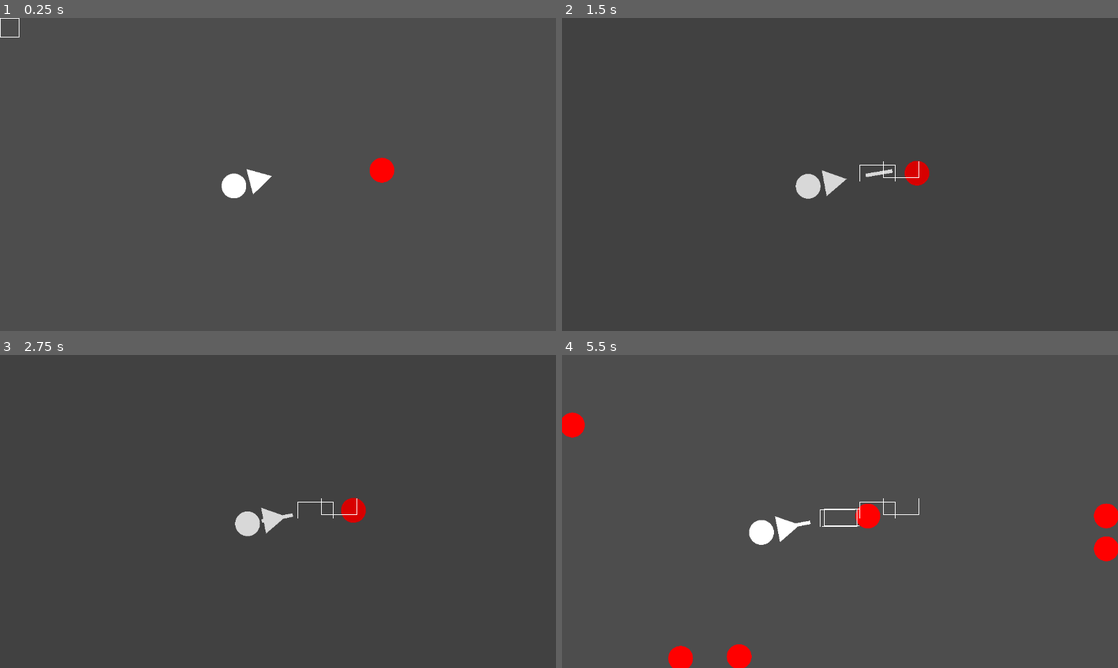
Above: before the commit, frames 1-4 (two rows, left to right).
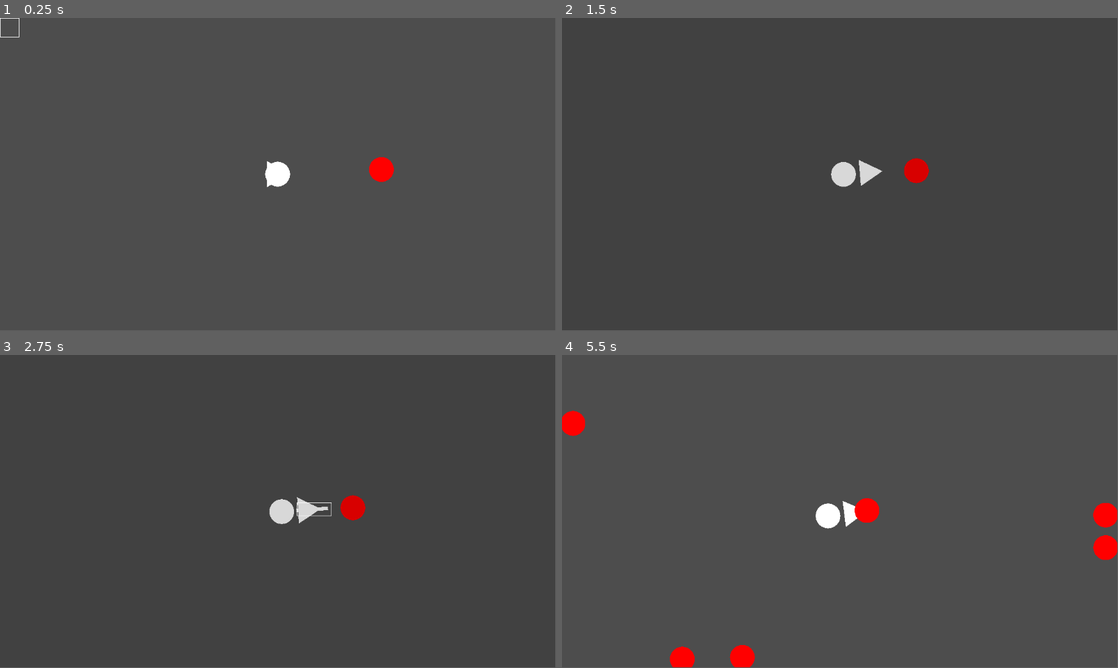
Above: after the commit, the same moments.

Repository: tchorne/gmtk2024
Game: Godot game, scene res://src/generics/main.tscn
The game is run twice, just before and just after one commit, with the same random seed, the same clock (stepped at 60 frames per second) and the same inputs.
Inputs (mouse positions are in pixels of both pictures, inside the frame that each line leads up to):
- Up to frame 1 (0.25 s): no input
- Up to frame 2 (1.5 s): move the mouse to (962, 158) at 0.52 s; press the mouse at (962, 158) at 0.53 s; hold D (right) 0.53-1.28 s; move the mouse to (895, 171) at 1.27 s; release the mouse at (895, 171) at 1.28 s; hold S (down) from 1.28 s (still down); tap Space (level) at 1.35 s
- Up to frame 3 (2.75 s): click (333, 508) at 1.55 s; move the mouse to (322, 508) at 2.02 s; release S (down) at 2.03 s; press the mouse at (322, 508) at 2.03 s; hold D (right) from 2.03 s (still down)
- Up to frame 4 (5.5 s): move the mouse to (840, 517) at 2.77 s; release D (right) at 2.78 s; release the mouse at (840, 517) at 2.78 s; hold W (up) 2.78-3.53 s; click (840, 517) at 2.85 s; move the mouse to (845, 517) at 3.52 s; hold Space (level) 3.53-4.28 s; hold A (left) 3.53-5.03 s; click (845, 517) at 3.8 s; move the mouse to (673, 464) at 4.27 s; click (673, 464) at 4.35 s; move the mouse to (867, 511) at 5.02 s; press the mouse at (867, 511) at 5.03 s; hold S (down) from 5.03 s (still down)
In our replay, the window is 800x450 before the commit and 799x449 after it. These sizes can differ from the game's own. Grey fills any space a smaller window leaves; there, only what the larger window draws over its background counts as a difference.

The runs differ from the first frame. In frame 1, 0.8% of the frame differs, in the area x 0-71%, y 0-58%; in frame 2, 1.0%; in frame 3, 1.0%; in frame 4, 1.4%, in the area x 0-100%, y 17-100%.

Commit message:
player and enemy scaling

Diff:
--- a/project.godot
+++ b/project.godot
@@ -18,11 +18,8 @@
 [autoload]
 
 GameSpeed="*res://src/globals/game_speed.gd"
-
-[display]
-
-window/stretch/mode="canvas_items"
-window/stretch/aspect="expand"
+InputHandler="*res://src/globals/input_handler.gd"
+ScaleManager="*res://src/globals/scale_manager.gd"
 
 [global_group]
 
--- /dev/null
+++ b/src/actor/sprite_scaler_component.gd
@@ -0,0 +1,37 @@
+extends Node
+
+@export var scale_amount = 0.3
+
+var animating := false
+
+var component : ScaleComponent = null
+var base_scale := Vector2.ONE
+var initial_scale := Vector2.ONE
+var new_scale := Vector2.ONE
+var t := 0.0
+
+func _ready():
+	if get_parent().has_node("ScaleComponent"):
+		component = get_node("../ScaleComponent")
+		component.scaled.connect(scale)
+		base_scale = get_parent().scale
+
+
+func scale():
+	initial_scale = get_parent().scale
+	new_scale = base_scale * (1 + (scale_amount * (component.get_scale()-1)))
+	animating = true
+	t = 0.0
+
+
+func _process(delta: float) -> void:
+	if animating:
+		t += delta * 1.5
+		if t >= 1.0:
+			t = 1.0
+			animating = false
+		get_parent().scale = lerp(initial_scale, new_scale, smoothstep(0,1,t))
+
+## Scales up without animation, used on ready function of parent
+func quick_scale():
+	get_parent().scale = base_scale * (1 + (scale_amount * (component.get_scale()-1)))
--- a/src/enemy/enemy.tscn
+++ b/src/enemy/enemy.tscn
@@ -1,11 +1,17 @@
-[gd_scene load_steps=5 format=3 uid="uid://dvvdi7hnj6yu5"]
+[gd_scene load_steps=8 format=3 uid="uid://dvvdi7hnj6yu5"]
 
 [ext_resource type="Texture2D" uid="uid://blw3d2vuo03y4" path="res://assets/open/circle.png" id="1_pt1vc"]
 [ext_resource type="Script" path="res://src/enemy/enemy.gd" id="2_asmrh"]
 [ext_resource type="Script" path="res://src/actor/hitbox.gd" id="3_tofrd"]
+[ext_resource type="PackedScene" uid="uid://dl166bonw3bbc" path="res://src/generics/scale_component.tscn" id="4_fp8wr"]
+[ext_resource type="Script" path="res://src/actor/sprite_scaler_component.gd" id="5_wpuwn"]
 
 [sub_resource type="CircleShape2D" id="CircleShape2D_f4n6s"]
 radius = 1041.2
+
+[sub_resource type="RectangleShape2D" id="RectangleShape2D_kyifj"]
+resource_local_to_scene = true
+size = Vector2(3500, 3500)
 
 [node name="Enemy" type="Sprite2D"]
 modulate = Color(1, 0, 0, 1)
@@ -22,4 +28,11 @@
 [node name="CollisionShape2D" type="CollisionShape2D" parent="Hitbox"]
 shape = SubResource("CircleShape2D_f4n6s")
 
+[node name="ScaleComponent" parent="." instance=ExtResource("4_fp8wr")]
+scale_group = &"Enemy"
+select_rectangle = SubResource("RectangleShape2D_kyifj")
+
+[node name="SpriteScalerComponent" type="Node" parent="."]
+script = ExtResource("5_wpuwn")
+
 [connection signal="hit" from="Hitbox" to="." method="_on_hitbox_hit"]
--- a/src/generics/game.tscn
+++ b/src/generics/game.tscn
@@ -1,45 +1,18 @@
-[gd_scene load_steps=11 format=3 uid="uid://0ohahh5dri1q"]
+[gd_scene load_steps=7 format=3 uid="uid://0ohahh5dri1q"]
 
-[ext_resource type="Script" path="res://src/player/player.gd" id="1_2aa2h"]
-[ext_resource type="Texture2D" uid="uid://blw3d2vuo03y4" path="res://assets/open/circle.png" id="1_obvwi"]
+[ext_resource type="PackedScene" uid="uid://joe1u1thk886" path="res://src/player/player.tscn" id="1_g1mxb"]
 [ext_resource type="Texture2D" uid="uid://1k2n251gl18p" path="res://assets/open/triangle.png" id="3_dy0ql"]
 [ext_resource type="Script" path="res://src/weapon/weapon.gd" id="4_lov8y"]
 [ext_resource type="Script" path="res://src/weapon/bullet_spawner.gd" id="5_v7nsk"]
 [ext_resource type="PackedScene" uid="uid://dvvdi7hnj6yu5" path="res://src/enemy/enemy.tscn" id="6_4rj2x"]
-[ext_resource type="Script" path="res://src/actor/hitbox.gd" id="7_fws7j"]
 [ext_resource type="Script" path="res://src/world/enemy_spawner.gd" id="7_ibclc"]
-
-[sub_resource type="CircleShape2D" id="CircleShape2D_wqio7"]
-radius = 6000.0
-
-[sub_resource type="CircleShape2D" id="CircleShape2D_jr66a"]
-radius = 1420.67
 
 [node name="Game" type="Node2D"]
 
 [node name="Camera2D" type="Camera2D" parent="." groups=["GameCamera"]]
 zoom = Vector2(0.25, 0.25)
 
-[node name="Player" type="Sprite2D" parent="." groups=["Player"]]
-position = Vector2(-365, 95)
-scale = Vector2(0.1, 0.1)
-texture = ExtResource("1_obvwi")
-script = ExtResource("1_2aa2h")
-
-[node name="CollectRadius" type="Area2D" parent="Player"]
-collision_layer = 0
-collision_mask = 4
-
-[node name="CollisionShape2D" type="CollisionShape2D" parent="Player/CollectRadius"]
-shape = SubResource("CircleShape2D_wqio7")
-
-[node name="Hitbox" type="Area2D" parent="Player"]
-collision_layer = 0
-collision_mask = 6
-script = ExtResource("7_fws7j")
-
-[node name="CollisionShape2D" type="CollisionShape2D" parent="Player/Hitbox"]
-shape = SubResource("CircleShape2D_jr66a")
+[node name="Player" parent="." instance=ExtResource("1_g1mxb")]
 
 [node name="Weapon" type="Sprite2D" parent="."]
 position = Vector2(-133, 94)
@@ -60,7 +33,4 @@
 wait_time = 5.0
 autostart = true
 
-[connection signal="area_entered" from="Player/CollectRadius" to="Player" method="_on_collect_radius_area_entered"]
-[connection signal="area_entered" from="Player/Hitbox" to="Player/Hitbox" method="_on_area_entered"]
-[connection signal="hit" from="Player/Hitbox" to="Player" method="_on_hitbox_hit"]
 [connection signal="timeout" from="EnemySpawner/Timer" to="EnemySpawner" method="_on_timer_timeout"]
--- a/src/generics/scale_component.gd
+++ b/src/generics/scale_component.gd
@@ -1,5 +1,7 @@
 class_name ScaleComponent
 extends Node
+
+signal scaled
 
 @onready var collision_shape_2d: CollisionShape2D = $MouseDetector/CollisionShape2D
 @onready var mouse_detector: Area2D = $MouseDetector
@@ -31,10 +33,11 @@
 		position = parent.global_position
 		if base_points.size() > 0:
 			var angle = get_parent().rotation
+			var scale = get_parent().scale
 			var points : Array[Vector2] = []
 			for point in base_points:
 
-				points.append(point.rotated(angle))
+				points.append(point.rotated(angle)*scale)
 
 			var x1 = points[0].x
 			var x2 = points[0].x
@@ -51,8 +54,15 @@
 
 
 func _on_mouse_detector_mouse_entered() -> void:
+	print(scale_group)
 	mouse_enter.emit()
 
 
 func _on_mouse_detector_mouse_exited() -> void:
 	mouse_exit.emit()
+
+func scale():
+	scaled.emit()
+
+func get_scale() -> int:
+	return ScaleManager.scales.get(scale_group, 1)
--- /dev/null
+++ b/src/globals/input_handler.gd
@@ -0,0 +1,18 @@
+extends Node
+
+const SCALE_SELECT = 0
+const GAME = 1
+
+var scale_select := false
+var game := true
+
+var input_owner : int = GAME
+
+func _process(_delta: float) -> void:
+	if scale_select:
+		input_owner = SCALE_SELECT
+		return
+
+	if game:
+		input_owner = GAME
+		return
--- /dev/null
+++ b/src/globals/scale_manager.gd
@@ -0,0 +1,9 @@
+extends Node
+
+var scales = {}
+
+func increase_scale(group: StringName):
+	if group in scales:
+		scales[group] += 1
+	else:
+		scales[group] = 2
--- /dev/null
+++ b/src/player/camera_zoom_scaler.gd
@@ -0,0 +1,22 @@
+extends Node
+
+@onready var camera = get_tree().get_first_node_in_group("GameCamera")
+
+var p0
+var p1
+var t := 0.0
+var animating := false
+
+func begin_scale(original_zoom, new_zoom):
+	p0 = original_zoom
+	p1 = new_zoom
+	animating = true
+	t = 0.0
+
+func _process(delta):
+	if animating:
+		t += delta
+		if t >= 1.0:
+			animating = false
+			t = 1.0
+		camera.zoom = lerp(p0, p1, smoothstep(0, 1, t))
--- a/src/player/player.gd
+++ b/src/player/player.gd
@@ -1,7 +1,10 @@
 extends Sprite2D
 
+var base_max_speed = 500
 var max_speed := 500.0
 var velocity := Vector2.ZERO
+var acceleration = 1.0
+@onready var scale_component: ScaleComponent = $ScaleComponent
 
 var gems := 0
 
@@ -14,8 +17,8 @@
 func _process(delta: float) -> void:
 
 	var input_direction = Input.get_vector("left", "right", "up", "down")
-	velocity += input_direction*delta*800* GameSpeed.speed
-	velocity -= velocity.normalized()*delta*500 * GameSpeed.speed
+	velocity += input_direction*delta*800* GameSpeed.speed * acceleration
+	velocity -= velocity.normalized()*delta*700 * GameSpeed.speed * acceleration
 	if velocity.length() > max_speed: velocity = velocity.normalized() * max_speed
 
 	position += velocity*delta*GameSpeed.speed
@@ -40,3 +43,11 @@
 	area.p1 = area.global_position
 	var vec = (global_position - area.global_position)
 	area.p2 = area.global_position + vec.rotated(PI) + vec * randf()
+
+
+func _on_scale_component_scaled() -> void:
+	var before = (1 + 0.3*(scale_component.get_scale()-2))
+	var after = (1 + 0.3*(scale_component.get_scale()-1))
+	max_speed = base_max_speed * after
+	acceleration = after
+	$CameraZoomScaler.begin_scale(Vector2.ONE*0.25/before, Vector2.ONE*0.25/after)
--- /dev/null
+++ b/src/player/player.tscn
@@ -0,0 +1,55 @@
+[gd_scene load_steps=10 format=3 uid="uid://joe1u1thk886"]
+
+[ext_resource type="Texture2D" uid="uid://blw3d2vuo03y4" path="res://assets/open/circle.png" id="1_nh2n7"]
+[ext_resource type="Script" path="res://src/player/player.gd" id="2_wrws0"]
+[ext_resource type="Script" path="res://src/actor/hitbox.gd" id="3_38nsx"]
+[ext_resource type="PackedScene" uid="uid://dl166bonw3bbc" path="res://src/generics/scale_component.tscn" id="4_b6bmu"]
+[ext_resource type="Script" path="res://src/actor/sprite_scaler_component.gd" id="5_efiwq"]
+[ext_resource type="Script" path="res://src/player/camera_zoom_scaler.gd" id="6_dioiq"]
+
+[sub_resource type="CircleShape2D" id="CircleShape2D_wqio7"]
+radius = 6000.0
+
+[sub_resource type="CircleShape2D" id="CircleShape2D_jr66a"]
+radius = 1420.67
+
+[sub_resource type="RectangleShape2D" id="RectangleShape2D_vwqng"]
+resource_local_to_scene = true
+size = Vector2(3500, 3500)
+
+[node name="Player" type="Sprite2D" groups=["Player"]]
+scale = Vector2(0.1, 0.1)
+texture = ExtResource("1_nh2n7")
+script = ExtResource("2_wrws0")
+
+[node name="CollectRadius" type="Area2D" parent="."]
+collision_layer = 0
+collision_mask = 4
+input_pickable = false
+
+[node name="CollisionShape2D" type="CollisionShape2D" parent="CollectRadius"]
+shape = SubResource("CircleShape2D_wqio7")
+
+[node name="Hitbox" type="Area2D" parent="."]
+collision_layer = 0
+collision_mask = 6
+input_pickable = false
+script = ExtResource("3_38nsx")
+
+[node name="CollisionShape2D" type="CollisionShape2D" parent="Hitbox"]
+shape = SubResource("CircleShape2D_jr66a")
+
+[node name="ScaleComponent" parent="." instance=ExtResource("4_b6bmu")]
+scale_group = &"Player"
+select_rectangle = SubResource("RectangleShape2D_vwqng")
+
+[node name="SpriteScalerComponent" type="Node" parent="."]
+script = ExtResource("5_efiwq")
+
+[node name="CameraZoomScaler" type="Node" parent="."]
+script = ExtResource("6_dioiq")
+
+[connection signal="area_entered" from="CollectRadius" to="." method="_on_collect_radius_area_entered"]
+[connection signal="area_entered" from="Hitbox" to="Hitbox" method="_on_area_entered"]
+[connection signal="hit" from="Hitbox" to="." method="_on_hitbox_hit"]
+[connection signal="scaled" from="ScaleComponent" to="." method="_on_scale_component_scaled"]
--- a/src/ui/scale_select/scale_select.gd
+++ b/src/ui/scale_select/scale_select.gd
@@ -8,8 +8,11 @@
 @onready var sub_viewport: SubViewport = $"../SubViewportContainer/SubViewport"
 
 var visible := false
+var previous_group: StringName = &""
 
 func _enter_tree() -> void:
+	for node in get_tree().get_nodes_in_group("ScaleComponent"):
+		_on_node_added(node)
 	get_tree().node_added.connect(_on_node_added)
 
 func _on_node_added(node: Node):
@@ -21,6 +24,11 @@
 func _input(event: InputEvent) -> void:
 	if event.is_action_pressed("level"):
 		toggle()
+	if InputHandler.input_owner == InputHandler.SCALE_SELECT:
+		if event.is_action_pressed("primary"):
+			if previous_group != &"" and visible:
+				scale_current_group()
+
 
 func toggle():
 	if not visible:
@@ -32,29 +40,49 @@
 	visible = true
 	color_rect.visible = true
 	select_rect.visible = false
-
+	InputHandler.scale_select = true
 	GameSpeed.scale_select_factor = 0.05
 
 func toggle_off():
 	GameSpeed.scale_select_factor = 1.0
 	visible = false
+	InputHandler.scale_select = false
 	color_rect.visible = false
 	select_rect.visible = false
+	switch_group(&"")
 	pass
 
-func _on_scale_mouse_enter(scale: ScaleComponent):
+func switch_group(group: StringName):
+	if group == previous_group: return
+	previous_group = group
+
+	for box in $SelectRects.get_children():
+		box.queue_free()
+
 	var components : Array[ScaleComponent] = []
 	components.assign(get_tree().get_nodes_in_group("ScaleComponent"))
 	var root: Window = get_tree().root
 
-	#for s in components:
-		#if s.scale_group == scale.scale_group:
-	var s = scale
-	var box = SELECT_RECT.instantiate()
-	$SelectRects.add_child(box)
-	box.size = s.size * sub_viewport.canvas_transform.get_scale()
-	box.position = (sub_viewport.canvas_transform * s.position) - box.size/2
-	print(box.position)
+	for s in components:
+		if s.scale_group == group:
+			var box = SELECT_RECT.instantiate()
+			$SelectRects.add_child(box)
+			box.size = s.size * sub_viewport.canvas_transform.get_scale()
+			box.position = (sub_viewport.canvas_transform * s.position) - box.size/2
+			box.target = s
+			box.transform = sub_viewport.canvas_transform
 
-func _on_scale_mouse_exit(_scale: ScaleComponent):
-	pass
+func _on_scale_mouse_enter(scale: ScaleComponent):
+	if not visible: return
+	switch_group(scale.scale_group)
+
+func _on_scale_mouse_exit(scale: ScaleComponent):
+	switch_group(&"")
+
+func scale_current_group():
+	ScaleManager.increase_scale(previous_group)
+	var components : Array[ScaleComponent] = []
+	components.assign(get_tree().get_nodes_in_group("ScaleComponent"))
+	for s in components:
+		if s.scale_group == previous_group:
+			s.scale()
--- /dev/null
+++ b/src/ui/scale_select/select_rect.gd
@@ -0,0 +1,11 @@
+extends NinePatchRect
+
+var target : ScaleComponent
+var transform : Transform2D
+
+func _process(delta):
+	if is_instance_valid(target):
+		size = target.size * transform.get_scale()
+		position = (transform * target.position) - size/2
+	else:
+		queue_free()
--- a/src/ui/scale_select/select_rect.tscn
+++ b/src/ui/scale_select/select_rect.tscn
@@ -1,6 +1,7 @@
-[gd_scene load_steps=2 format=3 uid="uid://30lkl6up67yi"]
+[gd_scene load_steps=3 format=3 uid="uid://30lkl6up67yi"]
 
 [ext_resource type="Texture2D" uid="uid://6x22vwx86eux" path="res://assets/open/square_border.png" id="1_4c02c"]
+[ext_resource type="Script" path="res://src/ui/scale_select/select_rect.gd" id="2_y5ykh"]
 
 [node name="SelectRect" type="NinePatchRect"]
 texture_filter = 1
@@ -11,3 +12,4 @@
 patch_margin_top = 1
 patch_margin_right = 1
 patch_margin_bottom = 1
+script = ExtResource("2_y5ykh")
--- a/src/weapon/basic/bullet.gd
+++ b/src/weapon/basic/bullet.gd
@@ -1,13 +1,15 @@
 extends Area2D
 
+@onready var scale_component: ScaleComponent = $ScaleComponent
+
 var speed := 2000.0
-
 var damage := 1.01
 
 # Called when the node enters the scene tree for the first time.
 func _ready() -> void:
+	$SpriteScalerComponent.quick_scale()
+	_on_scale_component_scaled()
 
-	pass # Replace with function body.
 
 
 # Called every frame. 'delta' is the elapsed time since the previous frame.
@@ -19,3 +21,7 @@
 	if area.has_method("on_hit"):
 		area.on_hit(self)
 		queue_free()
+
+
+func _on_scale_component_scaled() -> void:
+	damage = 1.01 * scale_component.get_scale()
--- a/src/weapon/basic/bullet.tscn
+++ b/src/weapon/basic/bullet.tscn
@@ -1,13 +1,14 @@
-[gd_scene load_steps=6 format=3 uid="uid://bu18goyegrhxt"]
+[gd_scene load_steps=7 format=3 uid="uid://bu18goyegrhxt"]
 
 [ext_resource type="Texture2D" uid="uid://faudsihedmgi" path="res://assets/open/square.png" id="1_khifb"]
 [ext_resource type="Script" path="res://src/weapon/basic/bullet.gd" id="1_ubi0p"]
 [ext_resource type="PackedScene" uid="uid://dl166bonw3bbc" path="res://src/generics/scale_component.tscn" id="3_0bhn3"]
+[ext_resource type="Script" path="res://src/actor/sprite_scaler_component.gd" id="4_htf4m"]
 
 [sub_resource type="RectangleShape2D" id="RectangleShape2D_hg0ay"]
 size = Vector2(224, 35)
 
-[sub_resource type="RectangleShape2D" id="RectangleShape2D_asctt"]
+[sub_resource type="RectangleShape2D" id="RectangleShape2D_o8lau"]
 resource_local_to_scene = true
 size = Vector2(283.51, 93.685)
 
@@ -27,6 +28,10 @@
 
 [node name="ScaleComponent" parent="." instance=ExtResource("3_0bhn3")]
 scale_group = &"Bullet"
-select_rectangle = SubResource("RectangleShape2D_asctt")
+select_rectangle = SubResource("RectangleShape2D_o8lau")
+
+[node name="SpriteScalerComponent" type="Node" parent="."]
+script = ExtResource("4_htf4m")
 
 [connection signal="area_entered" from="." to="." method="_on_area_entered"]
+[connection signal="scaled" from="ScaleComponent" to="." method="_on_scale_component_scaled"]
Not shown, added: TODO.txt
Not shown, added: src/player/pla7B25.tmp
Not shown, added: src/player/pla9F25.tmp
